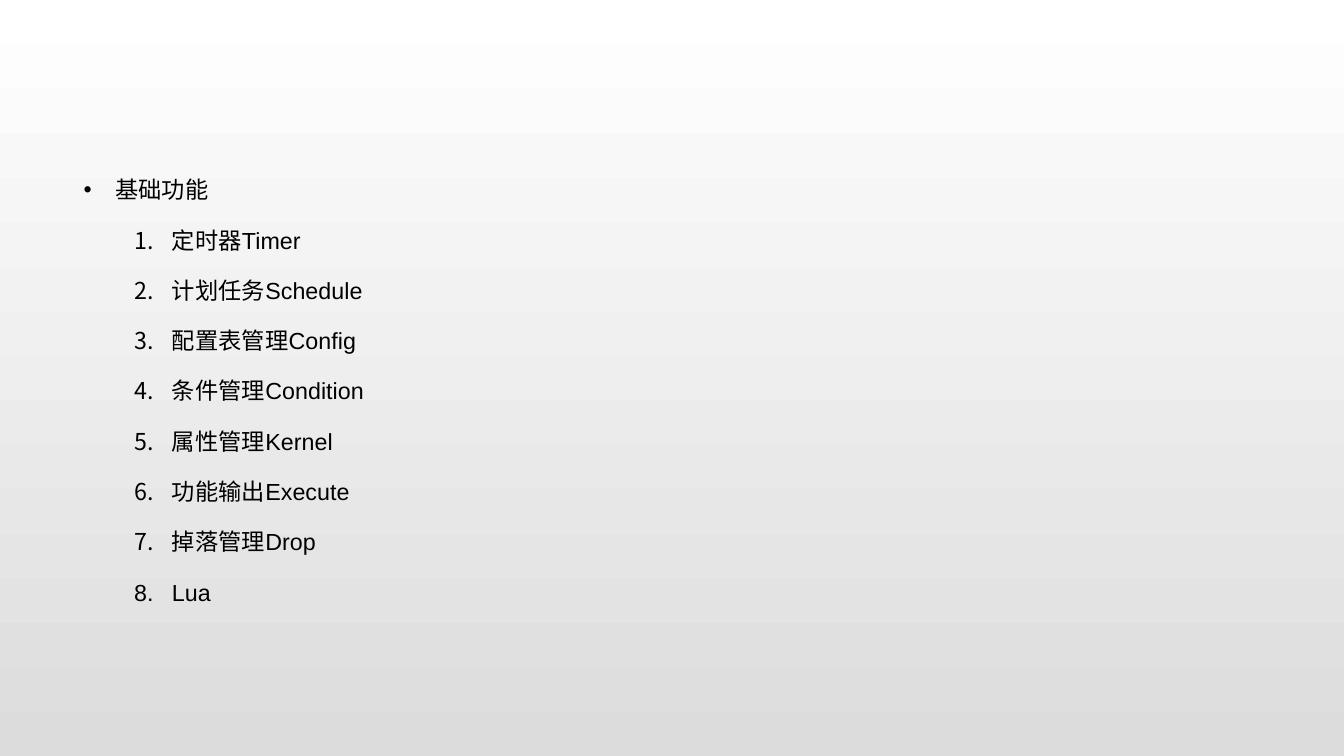
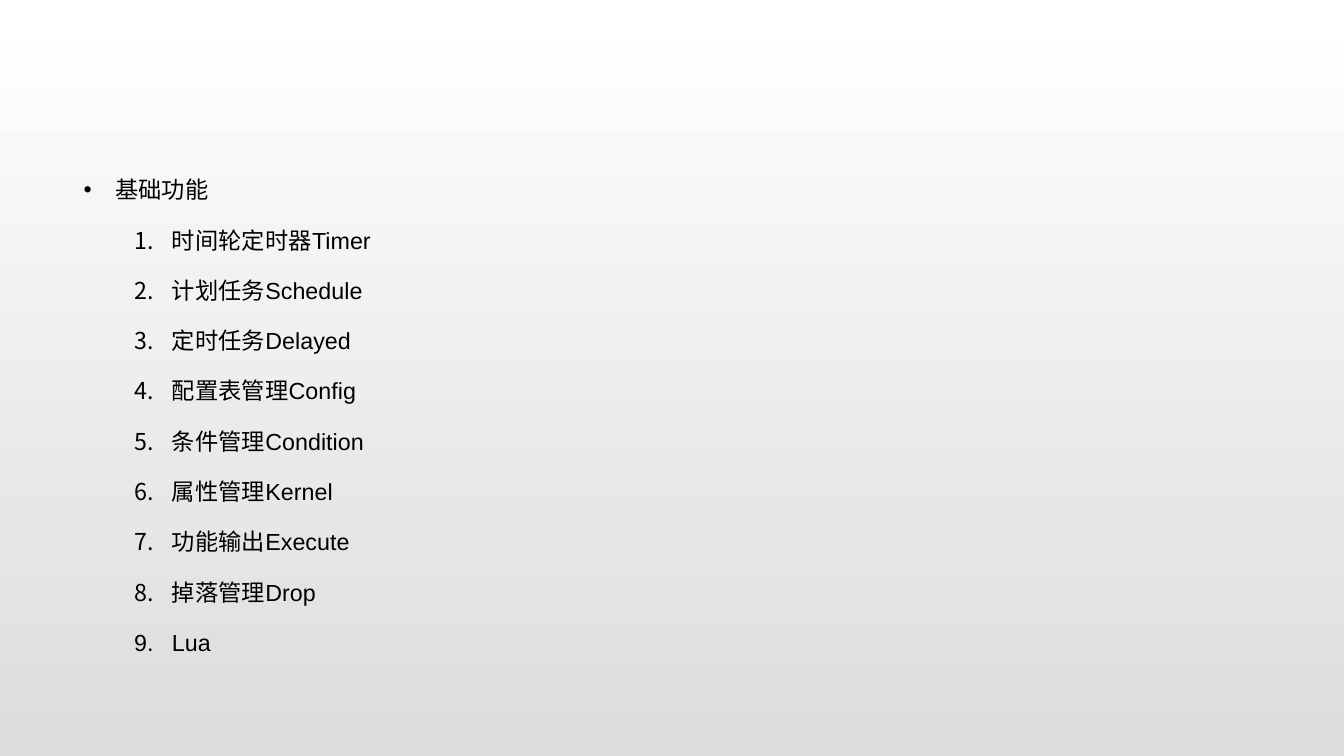
Before and after one commit to lori227/KFrame, a slide deck: slide 20 of _doc/KFrame.pptx. Drawn at 1344x756 pixels with LibreOffice and Linux fonts; fonts in the diff are those of the drawing. Boxes give left, top, right and bottom in pixels: in the first picture for what was removed or moved away, otherwise in the second. Text is boxed around its words. In the diff, an @@ line names an element or a change of style, - is before the commit and + after.

```diff
--- a/_doc/KFrame.pptx
+++ b/_doc/KFrame.pptx
@@ text at [172, 229, 371, 251]: text changed @@
-  1. 定时器Timer
+  1. 时间轮定时器Timer
@@ text at [172, 329, 351, 354]: paragraph added @@
+  3. 定时任务Delayed
```
